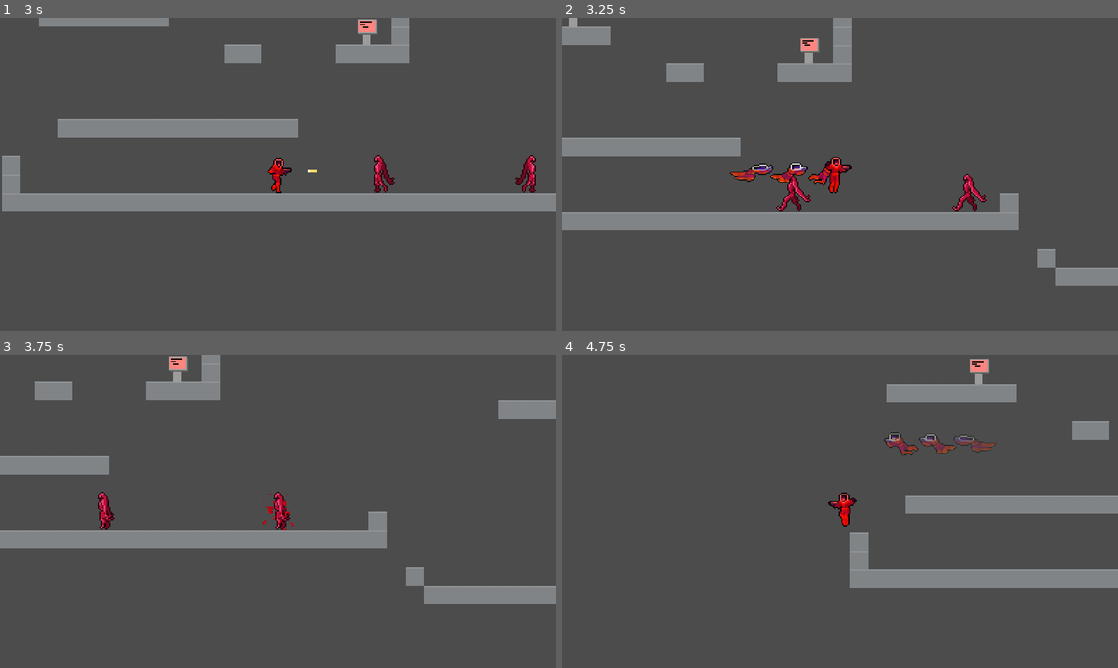
Above: before the commit, frames 1-4 (two rows, left to right).
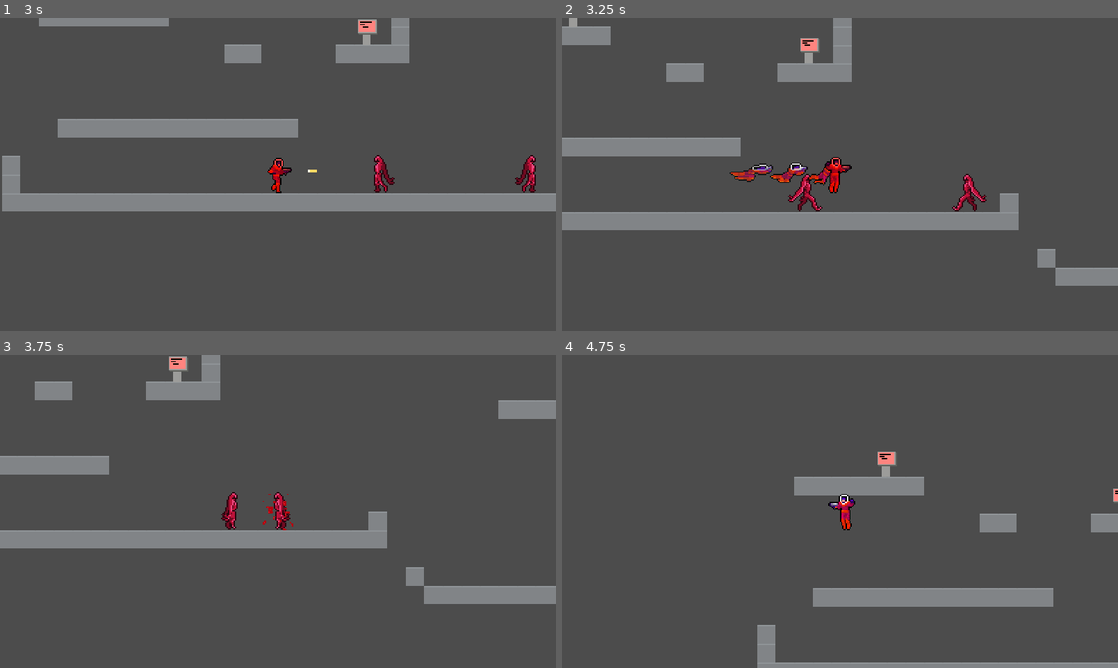
Above: after the commit, the same moments.

Repository: JuroUhlar/red_cascade
Game: Godot game, scene res://scenes/World.tscn
Two runs of this game, one before a commit and one after it. Both use one fixed random seed, a clock stepped at 60 frames per second and the inputs below. This scene is started directly instead of the project's main scene.
Inputs:
- Up to frame 1 (3 s): hold D (move_right) 0.53-2.03 s; tap X (dash) at 0.6, 1.35, 2.3 s; tap Space (jump) at 0.77, 1.52 s; hold A (move_left) 2.03-2.78 s; tap V (interact) at 2.1 s; hold D (move_right) from 2.78 s (still down); tap Z (shoot) at 2.85 s
- Up to frame 2 (3.25 s): keep holding D (move_right); tap Space (jump) at 3.02 s; tap X (dash) at 3.05 s
- Up to frame 3 (3.75 s): keep holding D (move_right); tap X (dash) at 3.6 s
- Up to frame 4 (4.75 s): tap Space (jump) at 3.77, 4.52 s; release D (move_right) at 4.28 s; hold A (move_left) from 4.28 s (still down); tap X (dash) at 4.35 s

Frame 1 is identical in both runs. In frame 2, 0.4% of the frame differs, in the area x 38-47%, y 49-62%; in frame 3, 0.4%; in frame 4, 15%, in the area x 35-100%, y 1-100%.

Commit message:
Enemies follow player

Diff:
--- a/scenes/Enemy.tscn
+++ b/scenes/Enemy.tscn
@@ -45,15 +45,15 @@
 "name": "walk",
 "speed": 12.0
 }, {
+"frames": [ ExtResource( 18 ), ExtResource( 19 ), ExtResource( 20 ), ExtResource( 21 ), ExtResource( 22 ), ExtResource( 23 ), ExtResource( 24 ) ],
+"loop": true,
+"name": "spawn",
+"speed": 15.0
+}, {
 "frames": [ ExtResource( 18 ) ],
 "loop": true,
 "name": "dormant",
 "speed": 5.0
-}, {
-"frames": [ ExtResource( 18 ), ExtResource( 19 ), ExtResource( 20 ), ExtResource( 21 ), ExtResource( 22 ), ExtResource( 23 ), ExtResource( 24 ) ],
-"loop": true,
-"name": "spawn",
-"speed": 15.0
 } ]
 
 [sub_resource type="CircleShape2D" id=3]
@@ -89,4 +89,12 @@
 self_modulate = Color( 0.945098, 1, 0.278431, 0.309804 )
 scale = Vector2( 1, 1.75 )
 shape = SubResource( 3 )
+
+[node name="RayCast_left" type="RayCast2D" parent="."]
+enabled = true
+cast_to = Vector2( -150, 0 )
+
+[node name="RayCast_right" type="RayCast2D" parent="."]
+enabled = true
+cast_to = Vector2( 150, 0 )
 [connection signal="body_entered" from="player_detector" to="." method="_on_player_detector_body_entered"]
--- a/scenes/Enemy_wall.tscn
+++ b/scenes/Enemy_wall.tscn
@@ -20,10 +20,11 @@
 extents = Vector2( 5.80769, 14.8524 )
 
 [node name="Enemy_wall" type="StaticBody2D"]
+collision_layer = 2
 
 [node name="Sprite" type="AnimatedSprite" parent="."]
 frames = SubResource( 1 )
-frame = 4
+frame = 2
 playing = true
 flip_h = true
 
--- a/scenes/Level.tscn
+++ b/scenes/Level.tscn
@@ -77,8 +77,7 @@
 secondary_dialogue_path = NodePath("../CanvasLayer/Dialogue_friend_secondary")
 
 [node name="Player" parent="." instance=ExtResource( 3 )]
-position = Vector2( 4247.63, -545.441 )
-dash_enabled = false
+position = Vector2( 3063.3, -517.349 )
 
 [node name="Turrets" type="Node" parent="."]
 
@@ -205,10 +204,9 @@
 texture = ExtResource( 6 )
 
 [node name="Enemies" type="Node" parent="."]
-editor/display_folded = true
 
 [node name="Enemy" parent="Enemies" instance=ExtResource( 7 )]
-position = Vector2( 2849.71, -516.807 )
+position = Vector2( 2799.59, -518.239 )
 
 [node name="Enemy_wall" parent="Enemies" instance=ExtResource( 8 )]
 position = Vector2( 2777.17, -524.005 )
--- a/scripts/Enemy.gd
+++ b/scripts/Enemy.gd
@@ -23,8 +23,11 @@
 		pass
 	else:
 		_velocity.y += gravity * delta
-		if is_on_wall():
+		if is_on_wall() or ($RayCast_left.is_colliding() and sign(_velocity.x) == 1) or ($RayCast_right.is_colliding() and sign(_velocity.x) == -1):
 			_velocity.x *= -1.0
+
+
+
 		_velocity.y = move_and_slide(_velocity, FLOOR_NORMAL).y
 
 		if sign(_velocity.x) == 1:
--- a/scripts/Player.gd
+++ b/scripts/Player.gd
@@ -178,6 +178,8 @@
 
 func die():
 	dying = true
+	$CollisionShape2D.disabled = true
+	$CollisionShape2D.scale = Vector2.ZERO
 	$Sprite.play("die")
 	yield($Sprite, "animation_finished")
 	$death_timer.start()
